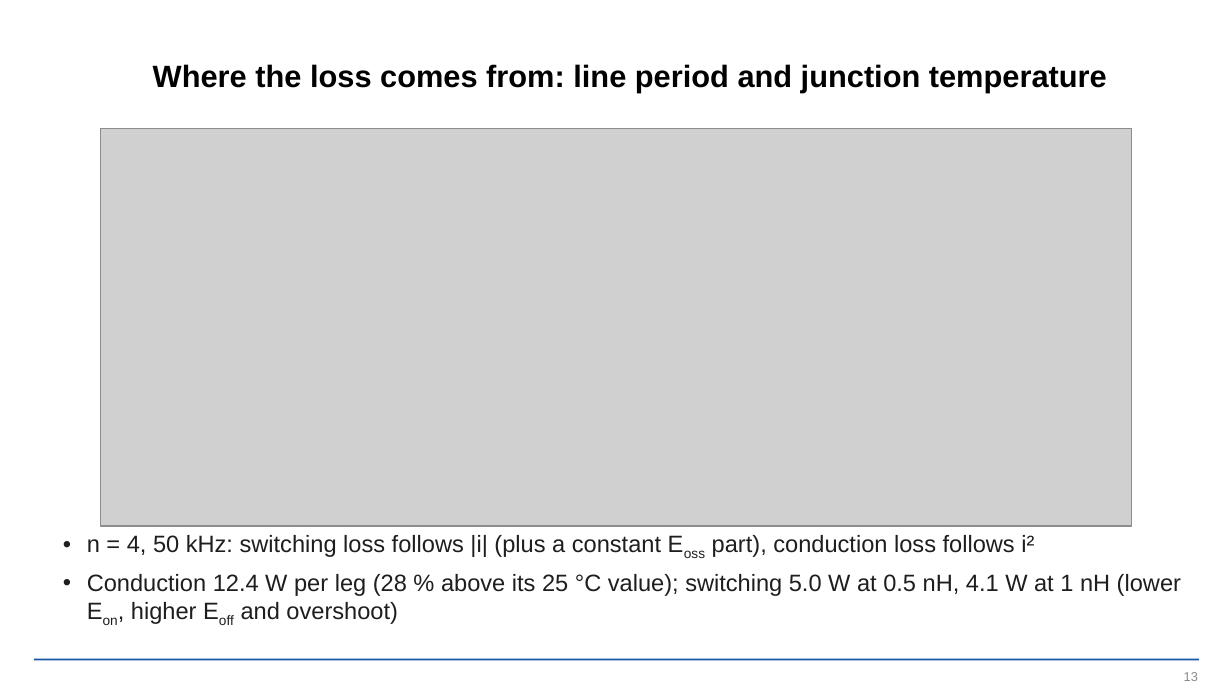
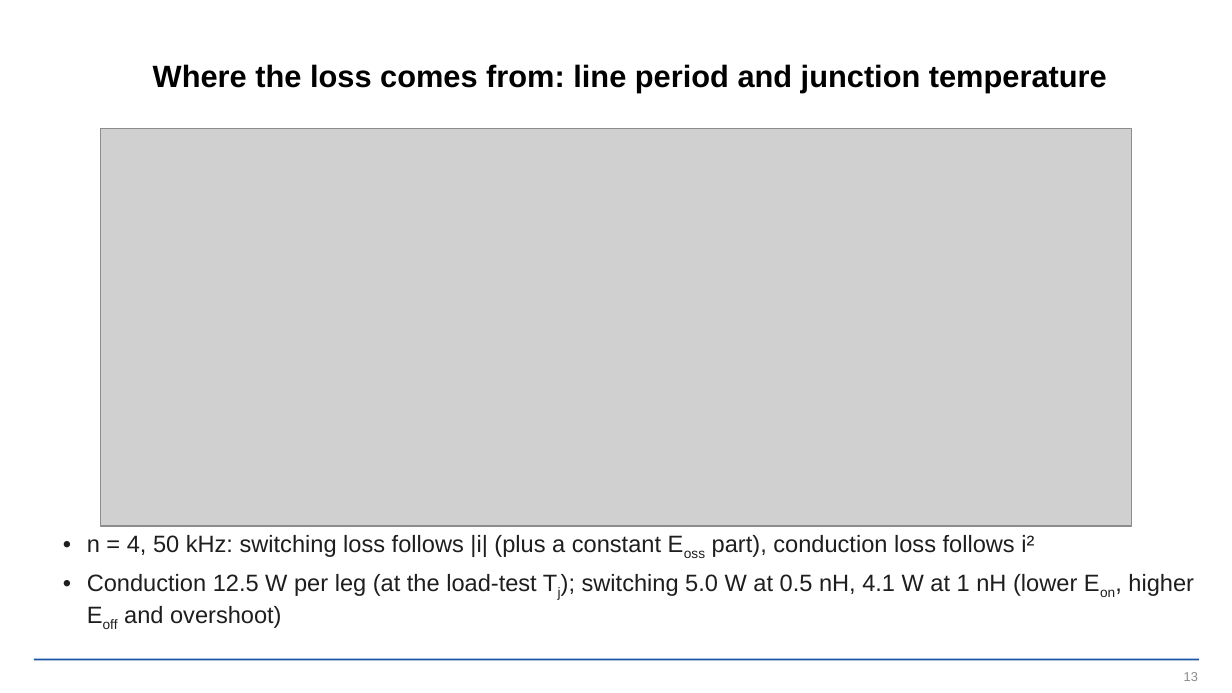
Before and after one commit to EnesAyaz/KTH, a slide deck: slide 13 of PCB-Design/reports/slides/spb_revb_design_flow.pptx. Drawn at 1232x693 pixels with LibreOffice and Linux fonts; fonts in the diff are those of the drawing; grey boxes stand for pictures; background and template pictures are left out. Boxes give left, top, right and bottom in pixels: in the first picture for what was removed or moved away, otherwise in the second. Text is boxed around its words. In the diff, an @@ line names an element or a change of style, - is before the commit and + after.

```diff
--- a/PCB-Design/reports/slides/spb_revb_design_flow.pptx
+++ b/PCB-Design/reports/slides/spb_revb_design_flow.pptx
@@ text at box(87, 574, 1194, 628): text changed @@
-• Conduction 12.4 W per leg (28 % above its 25 °C value); switching 5.0 W at 0.5 nH, 4.1 W at 1 nH (lower Eon, higher Eoff and overshoot)
+• Conduction 12.5 W per leg (at the load-test Tj); switching 5.0 W at 0.5 nH, 4.1 W at 1 nH (lower Eon, higher Eoff and overshoot)
```
Also in this commit, not shown: 6 other slides changed, 7 other files.
